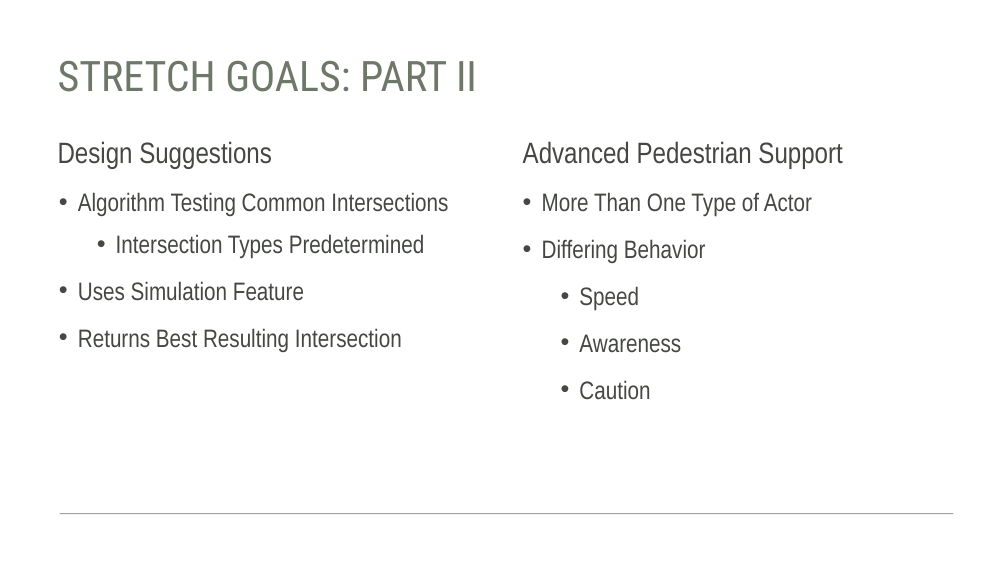
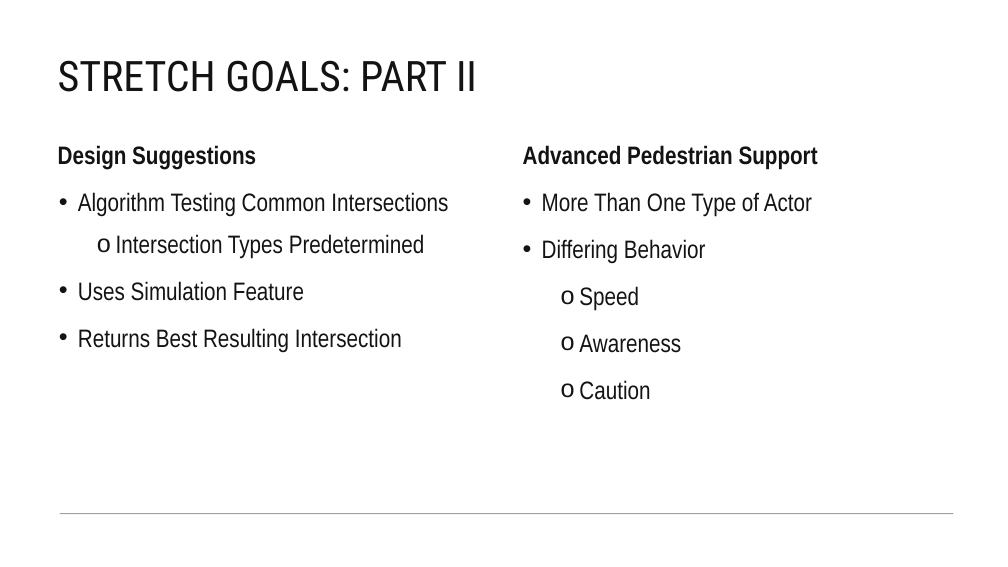
Before and after one commit to Team-Gala-JP/Team-Gala-JP, a slide deck: slide 10 of Traffic Sim.pptx (slide 4 before the commit). Drawn at 1008x567 pixels with LibreOffice and Linux fonts; fonts in the diff are those of the drawing. Boxes give left, top, right and bottom in pixels: in the first picture for what was removed or moved away, otherwise in the second. Text is boxed around its words. In the diff, an @@ line names an element or a change of style, - is before the commit and + after.

```diff
--- a/Traffic Sim.pptx
+++ b/Traffic Sim.pptx
@@ title "STRETCH GOALS: PART II" at box(58, 60, 477, 92): text colour #6E7868 to #131313 @@
@@ text "Design Suggestions" at box(58, 145, 256, 170): size 28 to 24 pt, text colour #444742 to #131313, bold on @@
@@ text "Advanced Pedestrian Support" at box(523, 145, 818, 170): size 28 to 24 pt, text colour #444742 to #131313, bold on @@
@@ text "Algorithm Testing Common Intersections" at box(78, 192, 448, 353): text colour #444742 to #131313; bullet • to o @@
@@ text "More Than One Type of ..." at box(542, 192, 812, 400): text colour #444742 to #131313; bullet • to o @@
```
Also in this commit, not shown: 5 other slides changed, 3 slides added.
